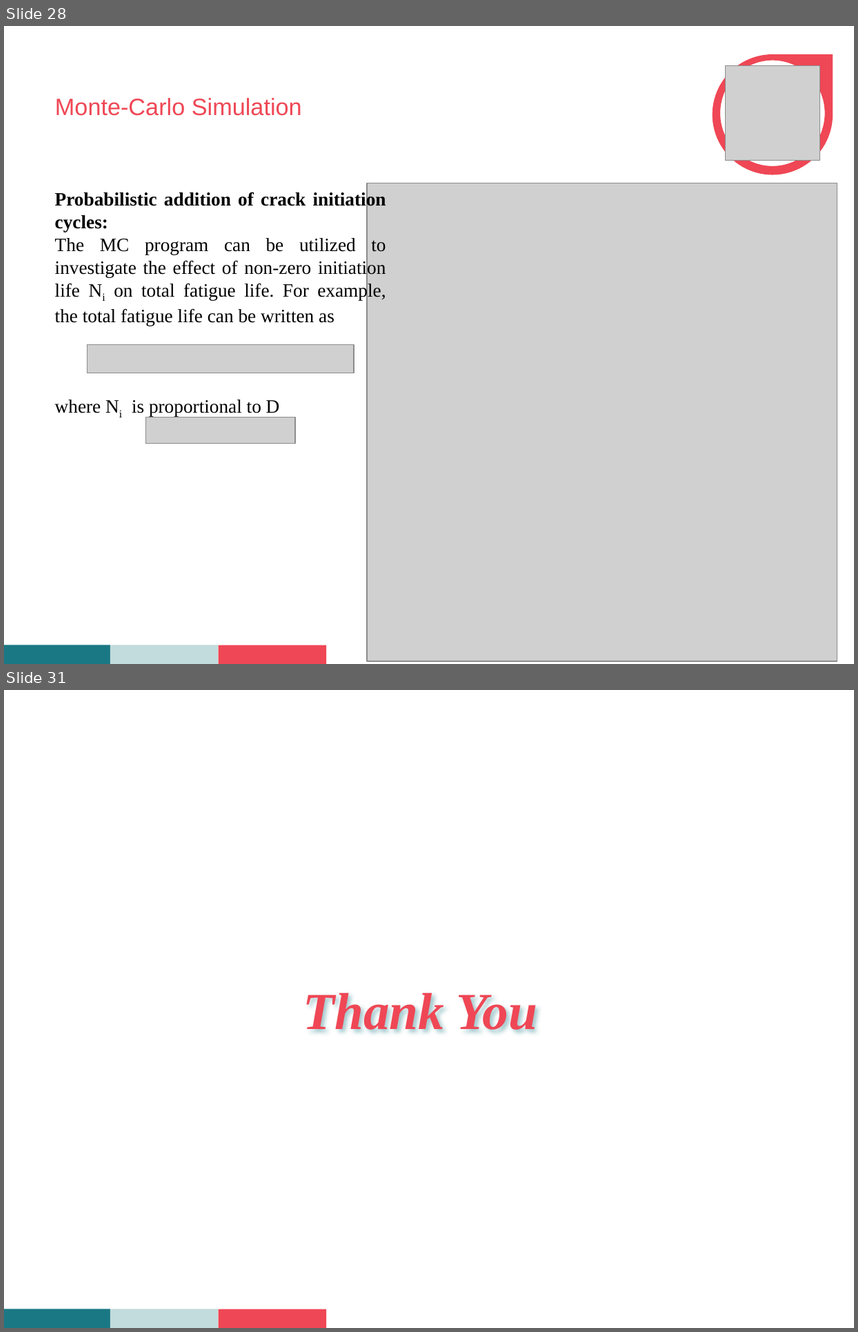
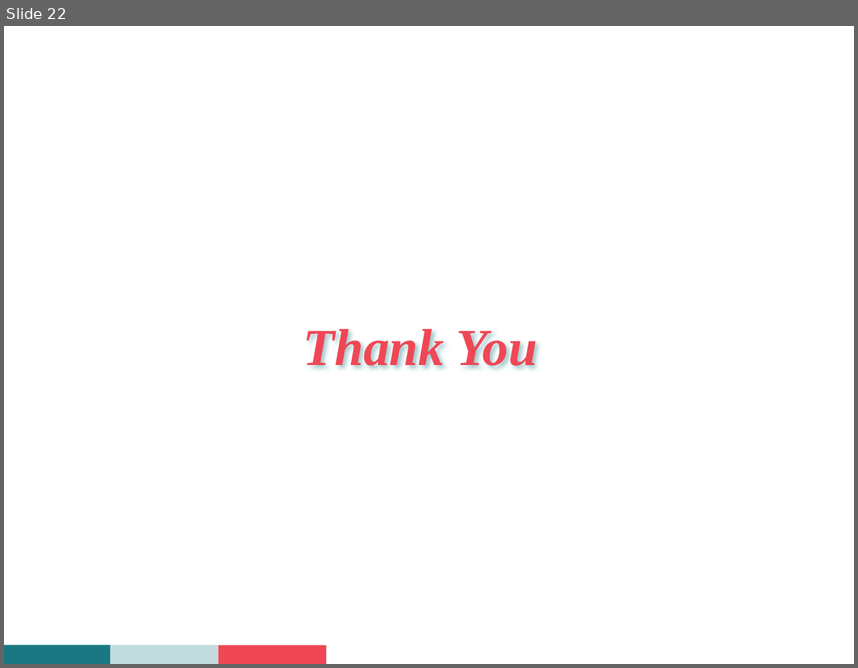
Before and after one commit to Abhinandan1996/seminar, a slide deck: seminar.pptx. Shown one above the other, each under a label of ours: slides 28 and 31 before the commit, slide 22 after it; the slides between them are not shown. The pictures are 858x1332 and 858x668 pixels, drawn with LibreOffice and Linux fonts; fonts in the diff are those of the drawing; grey boxes stand for pictures; background and template pictures are left out. Boxes give left, top, right and bottom in pixels: in the first picture for what was removed or moved away, otherwise in the second. Text is boxed around its words. In the diff, an @@ line names an element or a change of style, - is before the commit and + after.

```diff
--- a/seminar.pptx
+++ b/seminar.pptx
@@ slide 28 removed at (4,26,854,664), background #FFFFFF; not listed: 3 template elements that a slide beside it also shows @@
@@ teardrop removed at (712,54,833,175) @@
-Your
-Logo
-Here
@@ ellipse removed at (720,60,825,167) @@
@@ picture removed at (726,66,820,161) @@
@@ title removed at (55,98,302,116) @@
-Monte-Carlo Simulation
@@ text removed at (55,191,386,416) @@
-Probabilistic addition of crack initiation cycles:
-The MC program can be utilized to investigate the effect of non-zero initiation life Ni on total fatigue life. For example, the total fatigue life can be written as
-where Ni is proportional to D
@@ picture removed at (367,183,837,661) @@
@@ picture removed at (87,345,355,373) @@
@@ picture removed at (146,417,296,443) @@
@@ what was slide 31 is now slide 22 @@
```
Also in this commit, not shown: 14 slides changed, 1 slide added, 9 other slides removed, 2 other files.
